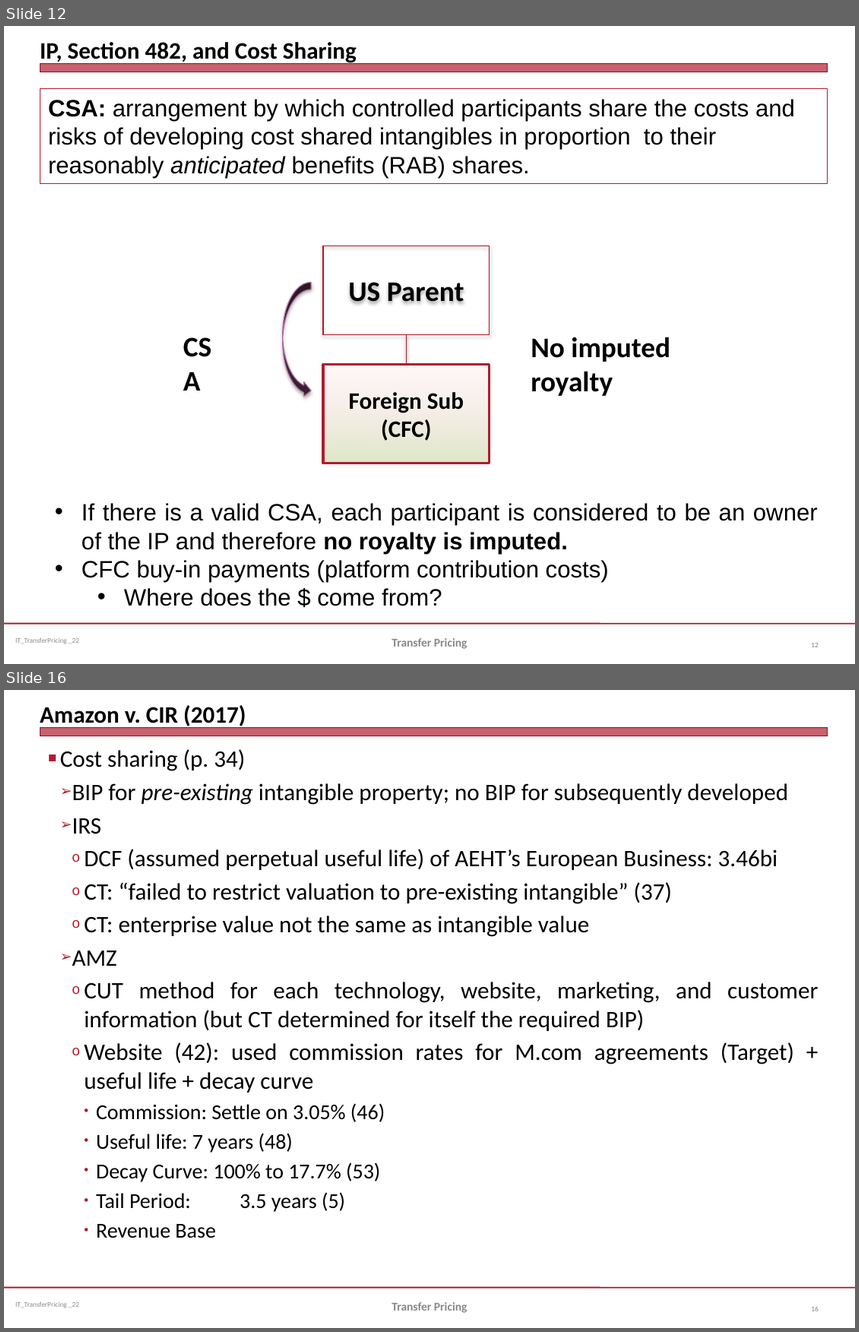
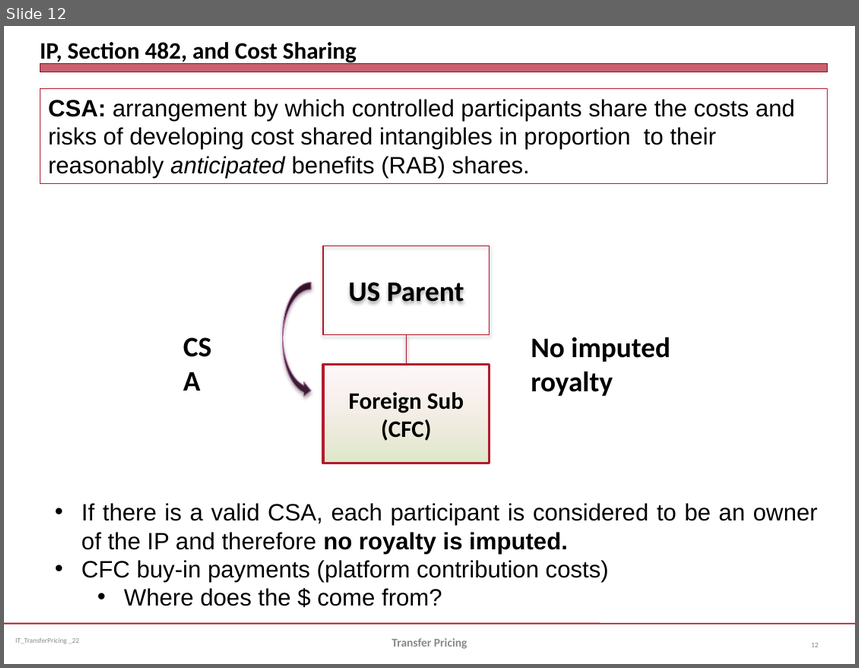
Before and after one commit to jmc877/International-Tax, a slide deck: slides/IT_TransferPricing_2022.pptx. Shown one above the other, each under a label of ours: slides 12 and 16 before the commit, slide 12 after it; the slides between them are not shown. The pictures are 859x1332 and 859x668 pixels, drawn with LibreOffice and Linux fonts; fonts in the diff are those of the drawing. Boxes give left, top, right and bottom in pixels: in the first picture for what was removed or moved away, otherwise in the second. Text is boxed around its words. In the diff, an @@ line names an element or a change of style, - is before the commit and + after.

```diff
--- a/slides/IT_TransferPricing_2022.pptx
+++ b/slides/IT_TransferPricing_2022.pptx
@@ slide 16 removed at <box>4,690,855,1328</box>, background #FFFFFF; not listed: 3 template elements that a slide beside it also shows @@
@@ title removed at <box>40,705,246,729</box> @@
-Amazon v. CIR (2017)
@@ text removed at <box>60,749,818,1239</box> @@
-■ Cost sharing (p. 34)
-  ➢ BIP for pre-existing intangible property; no BIP for subsequently developed
-  ➢ IRS
-    o DCF (assumed perpetual useful life) of AEHT’s European Business: 3.46bi
-    o CT: “failed to restrict valuation to pre-existing intangible” (37)
-    o CT: enterprise value not the same as intangible value
-  ➢ AMZ
-    o CUT method for each technology, website, marketing, and customer information (but CT determined for itself the required BIP)
-    o Website (42): used commission rates for M.com agreements (Target) + useful life + decay curve
-      • Commission: Settle on 3.05% (46)
-      • Useful life: 7 years (48)
-      • Decay Curve: 100% to 17.7% (53)
-      • Tail Period: 3.5 years (5)
-      • Revenue Base
@@ text removed at <box>392,1303,468,1313</box> @@
-Transfer Pricing
@@ page number removed at <box>811,1307,818,1312</box> @@
-16
```
Also in this commit, not shown: 3 slides changed, 6 slides added, 3 other slides removed, 7 other files.
